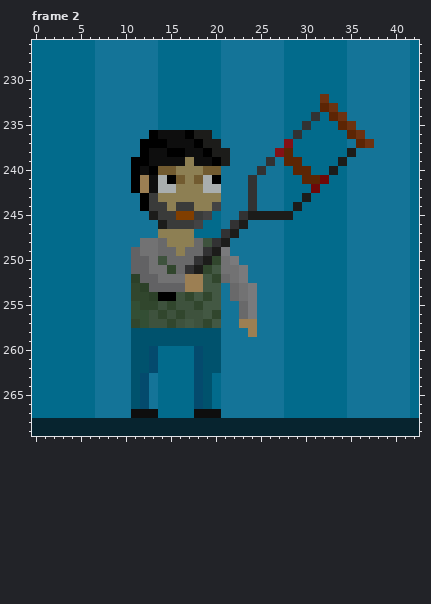
One commit to this pixel-art file: src/sprites/common.ase. This is how it looked before the edit.
480x270 pixels, 8 frames. Colours within 5 levels of each other are drawn and written as one. Shown: frame 2: x 0..42, y 226..269. The commit also changed other frames or places, which this record leaves out.
And afterwards:
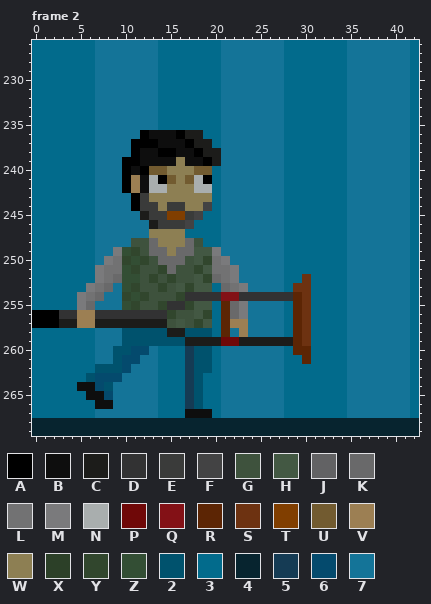
Palette (. is transparent): A #000000  B #0e0e0e  C #1c1c1a  D #323233  E #3a3b3a  F #434344  G #3e523d  H #435843  J #626264  K #69696a  L #727273  M #7a7a7c  N #a9aeae  P #6f0808  Q #831116  R #5c2504  S #6d3211  T #803e00  U #725b30  V #9c7f53  W #8d7f53  X #2c4028  Y #31462d  Z #334e34  2 #00526d  3 #026b8c  4 #07242f  5 #153b54  6 #044a6d  7 #147498
Edits made:
layer "Developer Crutch Attack/Developer" removed
layer "Developer Crutch Attack/Left Arm" removed
layer "Developer Crutch Attack/Right leg" removed
layer "Developer Crutch Attack/Left leg" removed
layer "Developer Crutch Attack/Weapon" removed
layer "Developer Crutch Attack/Right hand" removed
Changed rows in their new state; - is an unchanged pixel.
Frame 2:
first column x 0:
232 --------------------------------3-----
233 --------------------------------33----
234 -------------------------------3-33---
235 ------------------------------3---37--
236 ------------AB--AC-3---------3-----77-
237 -----------A--B--AC-3-------3-------77
238 -----------AB-A-B-AC-7-----73------7--
239 ----------A-B---WB-AC7----7-33----3---
240 ----------ABAU-W--U-3----7---33--3----
241 ----------AVBNAUWUNA3---7-----333-----
242 ----------AVBN-W--N-3---7------3------
243 -----------AEW------3---7-----3-------
244 -----------AE-WE-W-F3---7----3--------
245 ------------CE-T-EF3---777773---------
246 -------------CE--F3---77--------------
247 -------------W---3---77---------------
248 -----------GGKW--KG337----------------
249 ---------MZYGK-WK-HHM7----------------
250 --------MLYZYGK--GHYLM7---------------
251 -------MLLZYGGYKGGYHL-M7--------------
252 -------MLKZZGYGYGGHYKLM7------S-------
253 ------MLK-Z-GGYGHYH-3KLM7----SS-------
254 -----MLK--YZ-GGGYDDDDQQDDDDDDRS-------
255 -----MK---ZYGGYDDYH-3RKM7----RS-------
256 AAADDVVDDDDDDDDYG-HY3RKM7----RS-------
257 AAACCVVCCCCCCCCGHGYH3RV-7----RS-------
258 ----------2----CC---3R-V7----RS-------
259 ----------2------CCCCPPCCCCCCRS-------
260 ---------22667---52-3--------RR-------
261 ---------26677---52-3---------R-------
262 -------2226777---52-3-----------------
263 ------2666-77----523------------------
264 -----BB62--77----523------------------
265 ------BB6--77----523------------------
266 -------BB--77----523------------------
267 -----------777---B--3-----------------
